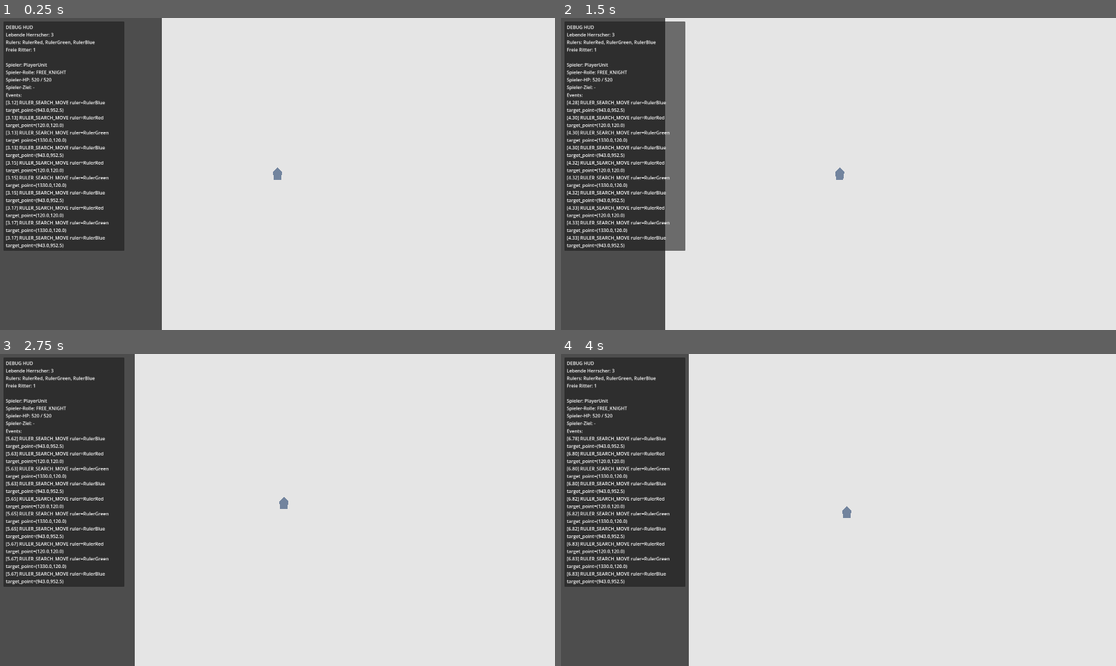
Above: before the commit, frames 1-4 (two rows, left to right).
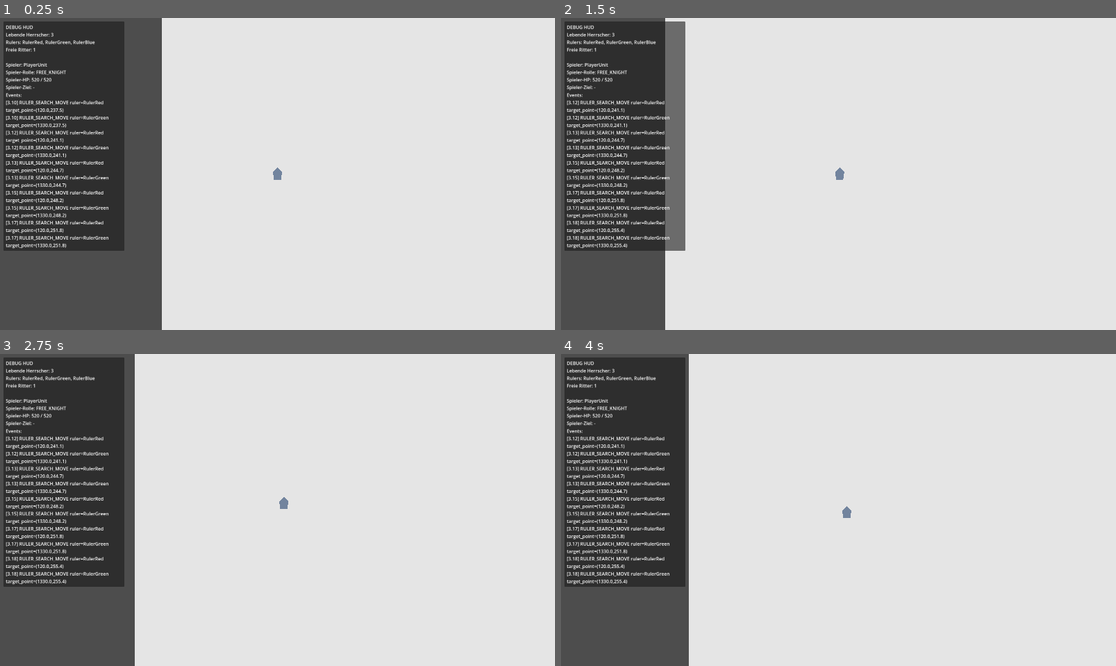
Above: after the commit, the same moments.

Repository: cblab/kingslayer
Game: Godot game, scene res://scenes/Main.tscn
The game is run twice, just before and just after one commit, with the same random seed, the same clock (stepped at 60 frames per second) and the same inputs.
Inputs (mouse positions are in pixels of both pictures, inside the frame that each line leads up to):
- Up to frame 1 (0.25 s): no input
- Up to frame 2 (1.5 s): move the mouse to (960, 158) at 0.52 s; click (960, 158) at 0.67 s; move the mouse to (727, 189) at 1.27 s; click (727, 189) at 1.42 s
- Up to frame 3 (2.75 s): move the mouse to (333, 441) at 2.02 s; click (333, 441) at 2.17 s
- Up to frame 4 (4 s): move the mouse to (810, 572) at 2.77 s; click (810, 572) at 2.92 s; move the mouse to (1005, 556) at 3.52 s; click (1005, 556) at 3.67 s

The runs differ from the first frame. In frame 1, 0.5% of the frame differs, in the area x 2-20%, y 26-74%; in frame 2, 0.5%; in frame 3, 0.5%; in frame 4, 0.5%, in the area x 1-20%, y 26-74%.

Commit message:
Fix free knight spawn points and ruler idle roaming target churn

Diff:
--- a/scripts/units/unit.gd
+++ b/scripts/units/unit.gd
@@ -75,6 +75,7 @@
 ]
 const _RULER_SEARCH_STUCK_TIMEOUT: float = 1.4
 const _RULER_SEARCH_STUCK_DELTA_EPSILON: float = 3.0
+const _RULER_SEARCH_MIN_TARGET_DISTANCE: float = 96.0
 
 @onready var _visual: Polygon2D = $Visual
 @onready var _ruler_marker: Node2D = $RulerMarker
@@ -435,7 +436,6 @@
 	if _attack_target != null:
 		return
 
-	_ruler_search_timer -= delta
 	_next_search_decision_time = maxf(0.0, _next_search_decision_time - delta)
 
 	var reached_target := false
@@ -458,23 +458,23 @@
 		_last_search_distance = current_distance
 		stuck_timeout = _ruler_search_stuck_timer >= _RULER_SEARCH_STUCK_TIMEOUT
 
-	if reached_target or target_invalid or stuck_timeout:
+	if reached_target or target_invalid:
 		_has_active_search_order = false
 		_has_ruler_search_point = false
 		_path = PackedVector2Array()
 		_path_index = 0
 
-	var has_active_path := _path_index < _path.size()
 	var should_pick_new_target := not _has_active_search_order \
-		or not has_active_path \
 		or reached_target \
-		or target_invalid \
 		or stuck_timeout \
 		or _next_search_decision_time <= 0.0
 
 	if should_pick_new_target:
-		_ruler_search_point = _pick_ruler_search_point()
+		_ruler_search_point = _pick_ruler_search_point(_current_search_target)
+		if _ruler_search_point.distance_to(global_position) < _RULER_SEARCH_MIN_TARGET_DISTANCE:
+			return
 		_has_ruler_search_point = true
+		var is_new_target := not _has_active_search_order or _current_search_target.distance_to(_ruler_search_point) > 1.0
 		_current_search_target = _ruler_search_point
 		_has_active_search_order = true
 		_ruler_search_stuck_timer = 0.0
@@ -482,10 +482,11 @@
 		_repath_to(_ruler_search_point)
 		_ruler_search_timer = _rng.randf_range(ruler_search_move_interval_min, ruler_search_move_interval_max)
 		_next_search_decision_time = _ruler_search_timer
-		_log_event("RULER_SEARCH_MOVE", {
-			"ruler": name,
-			"target_point": _ruler_search_point,
-		})
+		if is_new_target:
+			_log_event("RULER_SEARCH_MOVE", {
+				"ruler": name,
+				"target_point": _ruler_search_point,
+			})
 
 	_follow_current_path()
 
@@ -500,24 +501,42 @@
 		return clamped.distance_to(target_point) <= 1.0
 	return true
 
-func _pick_ruler_search_point() -> Vector2:
+func _pick_ruler_search_point(previous_target: Vector2 = Vector2.ZERO) -> Vector2:
 	var world: Node = get_parent()
 	var nearest_enemy := _find_nearest_enemy_any_distance()
 	if nearest_enemy != null:
 		var enemy_point := nearest_enemy.global_position
 		if world != null and world.has_method("get_clamped_ruler_search_point"):
 			enemy_point = world.get_clamped_ruler_search_point(global_position, enemy_point, _last_valid_ruler_search_point)
-		_last_valid_ruler_search_point = enemy_point
-		return enemy_point
-
-	var angle := _rng.randf_range(0.0, TAU)
-	var distance := _rng.randf_range(ruler_search_move_distance_min, ruler_search_move_distance_max)
-	var offset := Vector2.RIGHT.rotated(angle) * distance
-	var roam_point := global_position + offset
+		if enemy_point.distance_to(global_position) >= _RULER_SEARCH_MIN_TARGET_DISTANCE:
+			_last_valid_ruler_search_point = enemy_point
+			return enemy_point
+
+	var fallback_target := _last_valid_ruler_search_point
+	if fallback_target == Vector2.ZERO:
+		fallback_target = previous_target
+
+	for attempt in 10:
+		var angle := _rng.randf_range(0.0, TAU)
+		var distance := _rng.randf_range(ruler_search_move_distance_min, ruler_search_move_distance_max)
+		var offset := Vector2.RIGHT.rotated(angle) * distance
+		var roam_point := global_position + offset
+		if world != null and world.has_method("get_clamped_ruler_search_point"):
+			roam_point = world.get_clamped_ruler_search_point(global_position, roam_point, fallback_target)
+		if roam_point.distance_to(global_position) < _RULER_SEARCH_MIN_TARGET_DISTANCE:
+			continue
+		if previous_target != Vector2.ZERO and roam_point.distance_to(previous_target) <= 1.0:
+			continue
+		_last_valid_ruler_search_point = roam_point
+		return roam_point
+
+	var emergency_point := global_position + Vector2.RIGHT * maxf(_RULER_SEARCH_MIN_TARGET_DISTANCE, ruler_search_move_distance_min)
 	if world != null and world.has_method("get_clamped_ruler_search_point"):
-		roam_point = world.get_clamped_ruler_search_point(global_position, roam_point, _last_valid_ruler_search_point)
-	_last_valid_ruler_search_point = roam_point
-	return roam_point
+		emergency_point = world.get_clamped_ruler_search_point(global_position, emergency_point, fallback_target)
+	if emergency_point.distance_to(global_position) < _RULER_SEARCH_MIN_TARGET_DISTANCE:
+		emergency_point = global_position + Vector2.DOWN * _RULER_SEARCH_MIN_TARGET_DISTANCE
+	_last_valid_ruler_search_point = emergency_point
+	return emergency_point
 
 func _update_guard_aggro_target() -> void:
 	var ruler := _get_ruler()
--- a/scripts/world.gd
+++ b/scripts/world.gd
@@ -6,10 +6,10 @@
 @export var periodic_free_knight_spawn_interval: float = 22.0
 @export var periodic_free_knight_spawn_enabled: bool = true
 @export var periodic_free_knight_spawn_points: PackedVector2Array = PackedVector2Array([
-	Vector2(-1080.0, 1820.0),
-	Vector2(2200.0, 1740.0),
-	Vector2(220.0, -900.0),
-	Vector2(1040.0, 2320.0),
+	Vector2(-1000.0, 2000.0),
+	Vector2(120.0, 120.0),
+	Vector2(1330.0, 120.0),
+	Vector2(730.0, 980.0),
 ])
 
 var _stabilize_cooldown: float = 0.0
@@ -19,6 +19,7 @@
 var _debug_focus_unit: Unit = null
 var _periodic_spawn_cooldown: float = 0.0
 var _spawn_sequence_index: int = 0
+var _validated_periodic_free_knight_spawn_points: PackedVector2Array = PackedVector2Array()
 
 const _FREE_KNIGHT_SCENE: PackedScene = preload("res://scenes/units/Unit.tscn")
 
@@ -26,6 +27,7 @@
 @onready var _debug_events_label: Label = $DebugHud/Panel/Margin/Content/EventsLabel
 
 func _ready() -> void:
+	_prepare_periodic_free_knight_spawn_points()
 	_periodic_spawn_cooldown = periodic_free_knight_spawn_interval
 	_stabilize_world_state()
 	_refresh_debug_hud()
@@ -324,7 +326,7 @@
 func _process_periodic_free_knight_spawn(delta: float) -> void:
 	if not periodic_free_knight_spawn_enabled:
 		return
-	if periodic_free_knight_spawn_points.is_empty():
+	if _validated_periodic_free_knight_spawn_points.is_empty():
 		return
 	if periodic_free_knight_spawn_interval <= 0.0:
 		return
@@ -339,18 +341,11 @@
 func _spawn_free_knight_at_next_point() -> void:
 	if _FREE_KNIGHT_SCENE == null:
 		return
-	if periodic_free_knight_spawn_points.is_empty():
-		return
-
-	var spawn_point := periodic_free_knight_spawn_points[_spawn_sequence_index % periodic_free_knight_spawn_points.size()]
+	if _validated_periodic_free_knight_spawn_points.is_empty():
+		return
+
+	var spawn_point := _validated_periodic_free_knight_spawn_points[_spawn_sequence_index % _validated_periodic_free_knight_spawn_points.size()]
 	_spawn_sequence_index += 1
-	var validated_spawn_point := _resolve_valid_spawn_point(spawn_point)
-	if validated_spawn_point == Vector2.INF:
-		log_event("FREE_KNIGHT_SPAWN_SKIPPED", {
-			"reason": "invalid_spawn_point",
-			"source_point": spawn_point,
-		})
-		return
 
 	var spawned_node := _FREE_KNIGHT_SCENE.instantiate()
 	if not (spawned_node is Unit):
@@ -363,13 +358,25 @@
 	spawned_unit.is_player_controlled = false
 	spawned_unit.faction_id = -1
 	add_child(spawned_unit)
-	spawned_unit.global_position = validated_spawn_point
+	spawned_unit.global_position = spawn_point
 	spawned_unit.set_role(Unit.UnitRole.FREE_KNIGHT)
 
 	log_event("FREE_KNIGHT_SPAWNED", {
 		"unit": spawned_unit.name,
 		"point": spawned_unit.global_position,
 	})
+
+func _prepare_periodic_free_knight_spawn_points() -> void:
+	_validated_periodic_free_knight_spawn_points = PackedVector2Array()
+	for source_point in periodic_free_knight_spawn_points:
+		var validated_spawn_point := _resolve_valid_spawn_point(source_point)
+		if validated_spawn_point == Vector2.INF:
+			log_event("FREE_KNIGHT_SPAWN_POINT_INVALID", {
+				"reason": "invalid_spawn_point",
+				"source_point": source_point,
+			})
+			continue
+		_validated_periodic_free_knight_spawn_points.append(validated_spawn_point)
 
 func _resolve_valid_spawn_point(raw_spawn_point: Vector2) -> Vector2:
 	var clamped_point := _clamp_to_ruler_search_bounds(raw_spawn_point)
